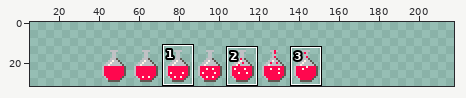
Edited in one commit: sprite sheet (assets/spritesheets/objects/lifepotion.png). Above, an overview of the earlier version with the close-up marked.
Close-up. Before:
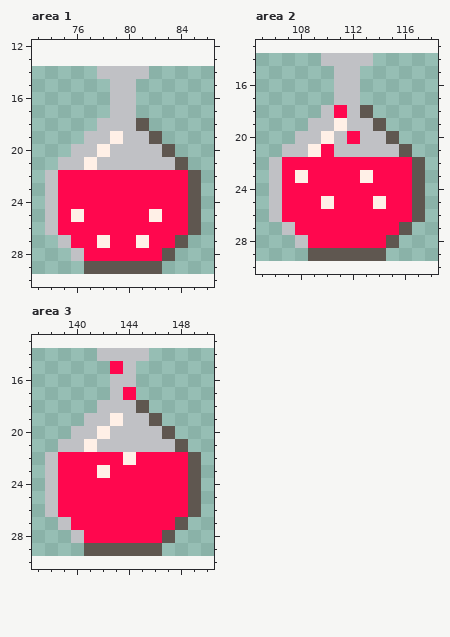
The file is 112x16 pixels. Shown: area 1: x 73..86, y 12..30; area 2: x 105..118, y 13..30; area 3: x 137..150, y 13..30. The old version is drawn lined up with the new one, on the new canvas. The wide view leaves out empty margins. The commit also changed other parts of the picture, which this record leaves out.
And afterwards:
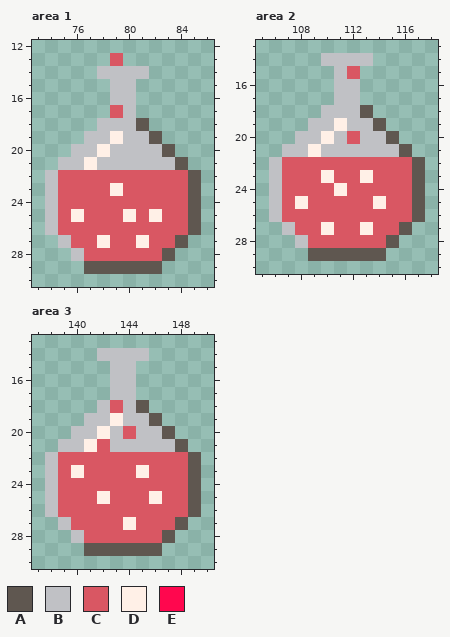
Palette (. is transparent): A #5f5750  B #c0c1c5  C #d95763  D #fff0e7  E #ff074e
Changes in this commit:
canvas 112x16 -> 224x32, the old top-left corner now at 40,14
Area 1:
Colour C now appears in row 13 at x 79.
The author changed colour B to colour C in row 17 at x 79.
The author changed colour E to colour C in row 22 at x 75 to 84; in row 23 at x 75 to 78 and 80 to 84; in row 24 at x 75 to 84; in row 25 at x 75, 77 to 79, 81 and 83 to 84; in row 26 at x 75 to 84; in row 27 at x 76 to 77, 79 to 80 and 82 to 83.
The author changed colour E to colour C in row 28 at x 77 to 82.
The author changed colour E to colour D in row 23 at x 79; in row 25 at x 80.
Area 2:
The author changed colour E to colour B in row 18 at x 111; in row 21 at x 110.
The author changed colour B to colour C in row 15 at x 112.
The author changed colour D to colour C in row 23 at x 108; in row 25 at x 110.
The author changed colour E to colour C in row 20 at x 112; in row 22 at x 107 to 116; in row 23 at x 107, 109, 111 to 112 and 114 to 116; in row 24 at x 107 to 110 and 112 to 116; in row 25 at x 107, 109, 111 to 113 and 115 to 116; in row 26 at x 107 to 116.
The author changed colour E to colour C in row 27 at x 108 to 109, 111 to 112 and 114 to 115; in row 28 at x 109 to 114.
The author changed colour E to colour D in row 23 at x 110; in row 24 at x 111; in row 25 at x 108; in row 27 at x 110 and 113.
Area 3:
The author changed colour E to colour B in row 15 at x 143; in row 17 at x 144.
The author changed colour B to colour C in row 18 at x 143; in row 20 at x 144; in row 21 at x 142.
The author changed colour D to colour C in row 22 at x 144; in row 23 at x 142.
The author changed colour E to colour C in row 22 at x 139 to 143 and 145 to 148; in row 23 at x 139, 141, 143 to 144 and 146 to 148; in row 24 at x 139 to 148; in row 25 at x 139 to 141, 143 to 145 and 147 to 148; in row 26 at x 139 to 148; in row 27 at x 140 to 143 and 145 to 147.
The author changed colour E to colour C in row 28 at x 141 to 146.
The author changed colour E to colour D in row 23 at x 140 and 145; in row 25 at x 142 and 146; in row 27 at x 144.
Changed places in both close-ups, as pixel boxes (x1, y1, x2, y2):
changed: (110, 53, 123, 118)
changed: (58, 170, 188, 261)
changed: (282, 66, 412, 248)
changed: (58, 361, 188, 543)
